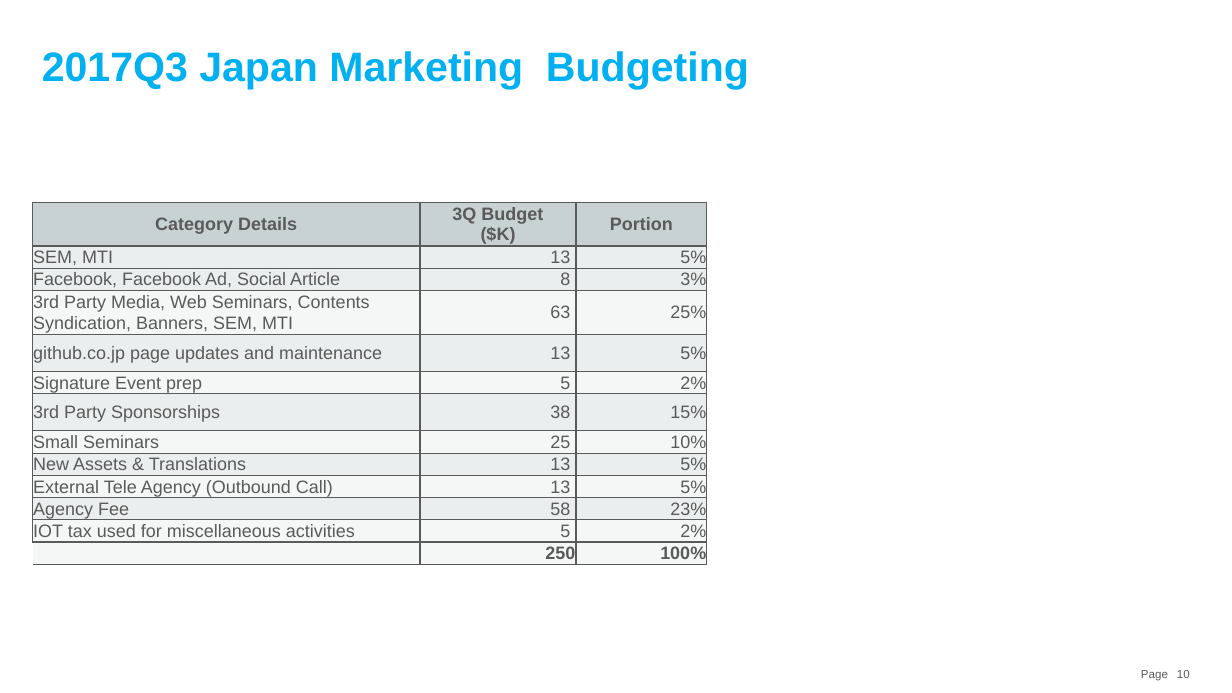
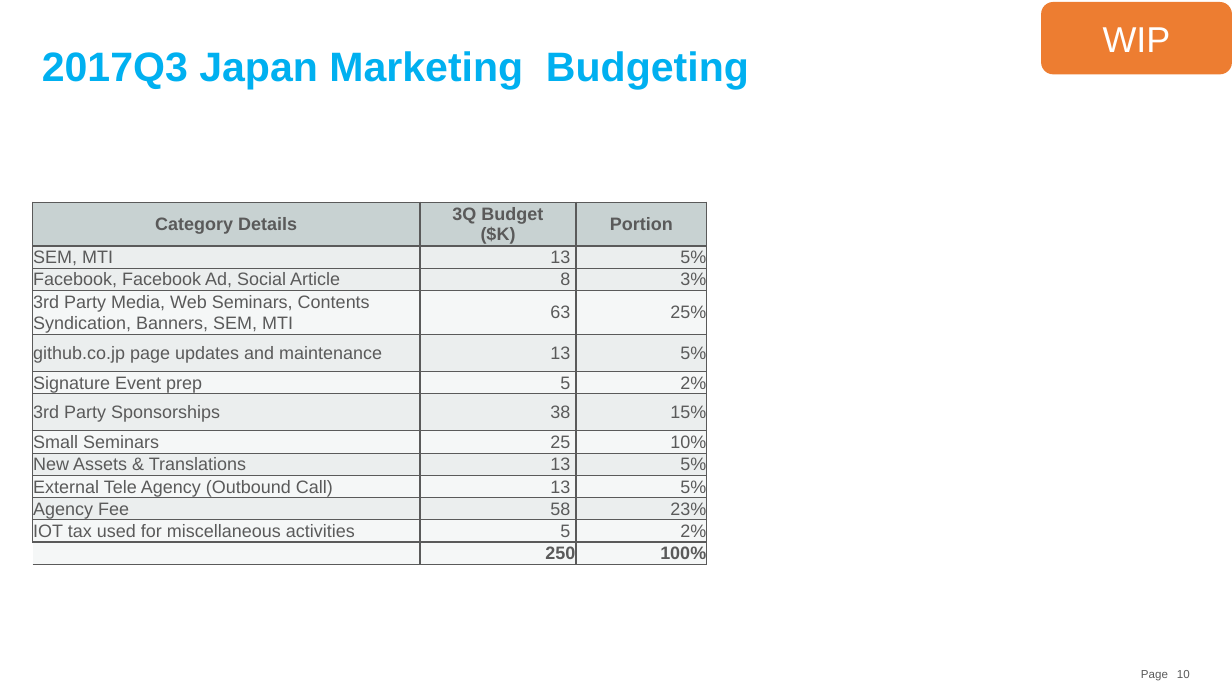
Before and after one commit to souebina/GitHub-Japan-Marketing-Plan, a slide deck: slide 10 of GitHub Japan Marketing Strategy.pptx. Drawn at 1232x693 pixels with LibreOffice and Linux fonts; fonts in the diff are those of the drawing. Boxes give left, top, right and bottom in pixels: in the first picture for what was removed or moved away, otherwise in the second. Text is boxed around its words. In the diff, an @@ line names an element or a change of style, - is before the commit and + after.

```diff
--- a/GitHub Japan Marketing Strategy.pptx
+++ b/GitHub Japan Marketing Strategy.pptx
@@ rounded rectangle added at (1042,2,1232,74), fill #ED7D31, 28 pt, text #FFFFFF @@
+WIP
```
Also in this commit, not shown: 1 other slide changed, 1 slide added, 1 slide removed.
